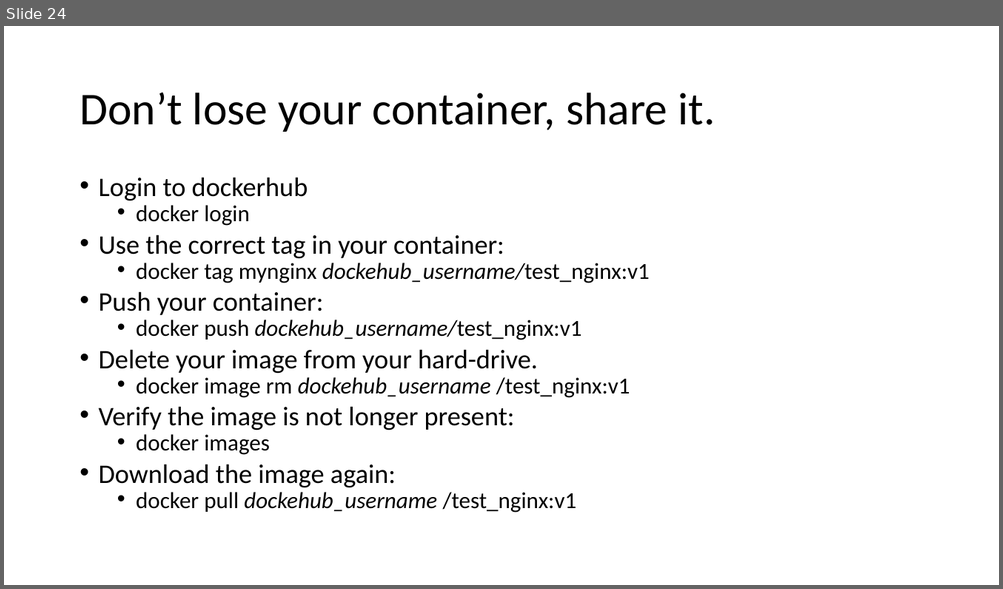
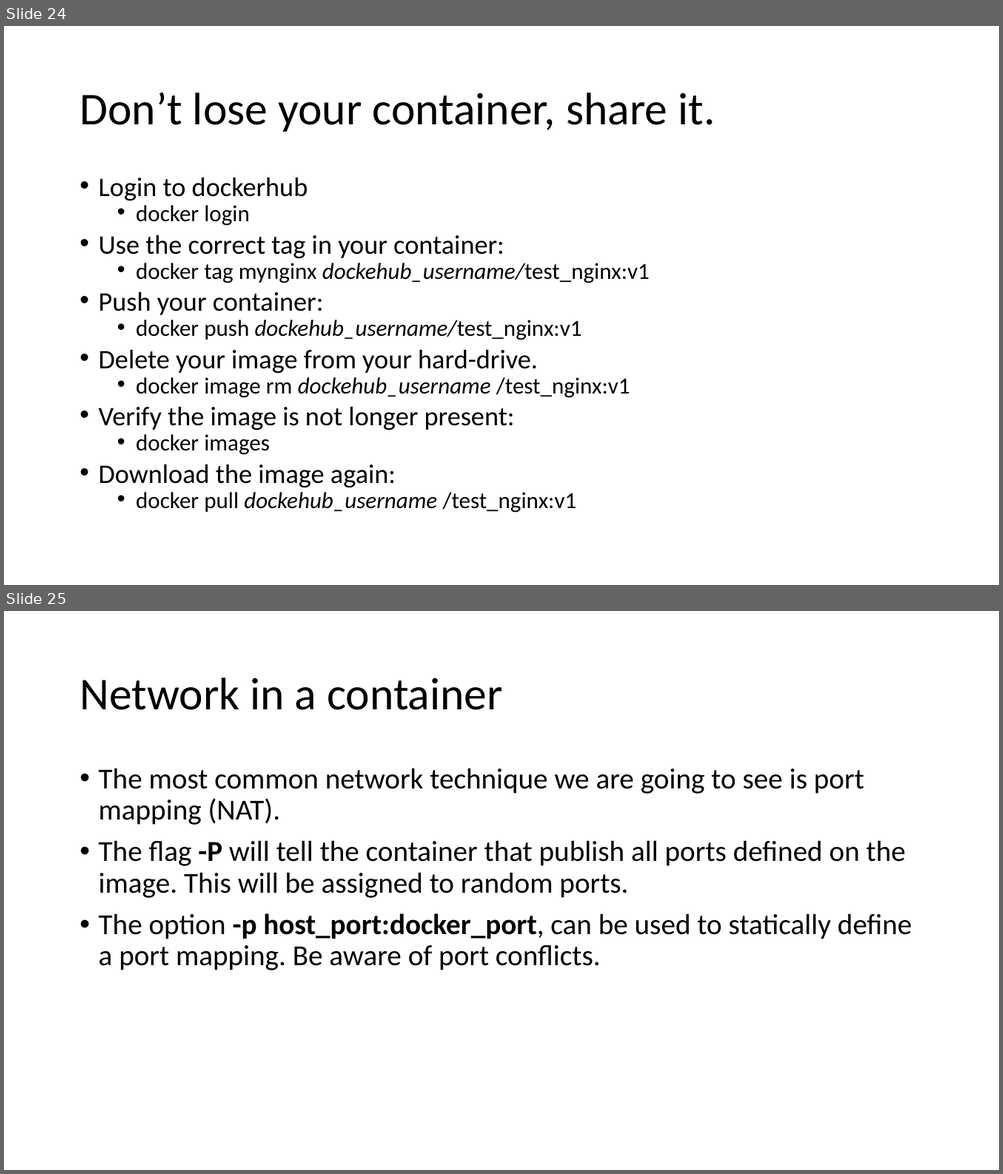
Before and after one commit to rogerscuall/docker-presentation, a slide deck: Docker presentation.pptx. Shown one above the other, each under a label of ours: slide 24 before the commit, slides 24 and 25 after it. The pictures are 1003x589 and 1003x1174 pixels, drawn with LibreOffice and Linux fonts; fonts in the diff are those of the drawing. Boxes give left, top, right and bottom in pixels: in the first picture for what was removed or moved away, otherwise in the second. Text is boxed around its words. In the diff, an @@ line names an element or a change of style, - is before the commit and + after.

Commit message:
adding network and starting with storage. Volumes are ready binds are not.

```diff
--- a/Docker presentation.pptx
+++ b/Docker presentation.pptx
@@ slide 25 added at (4, 611, 999, 1170), background #FFFFFF @@
@@ title added at (79, 678, 503, 710), 44 pt, text #000000 @@
+Network in a container
@@ text added at (99, 768, 911, 971), 28 pt, text #000000 @@
+• The most common network technique we are going to see is port mapping (NAT).
+• The flag -P will tell the container that publish all ports defined on the image. This will be assigned to random ports.
+• The option -p host_port:docker_port, can be used to statically define a port mapping. Be aware of port conflicts.
```
Also in this commit, not shown: 6 other slides added, 1 slide removed, 3 other files.
